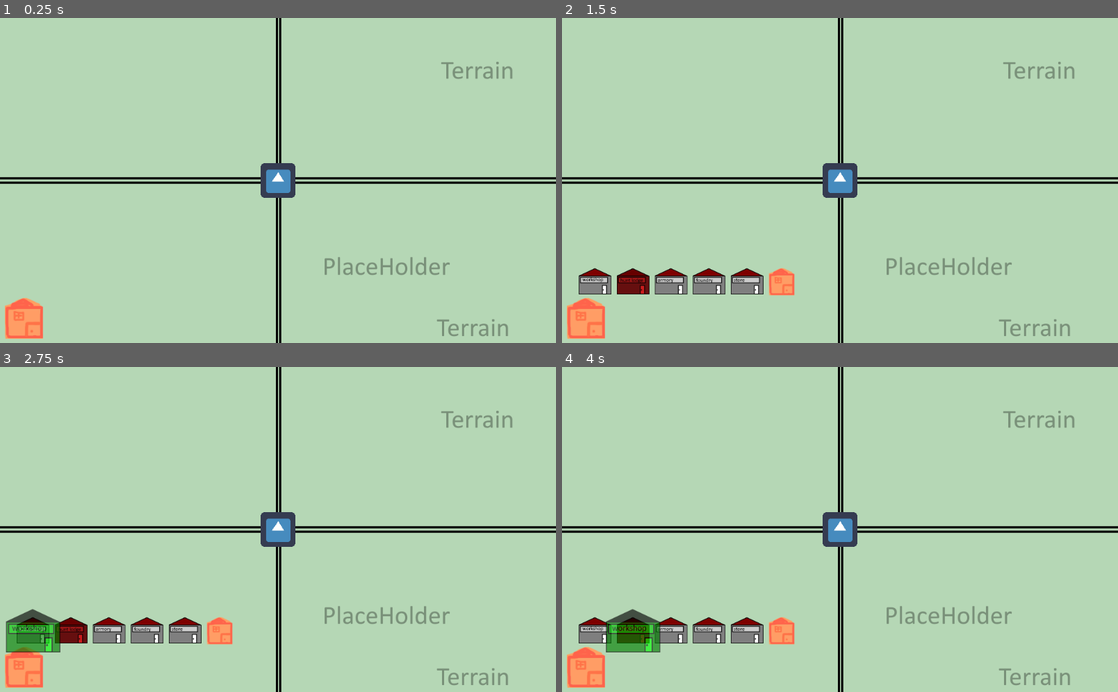
Above: before the commit, frames 1-4 (two rows, left to right).
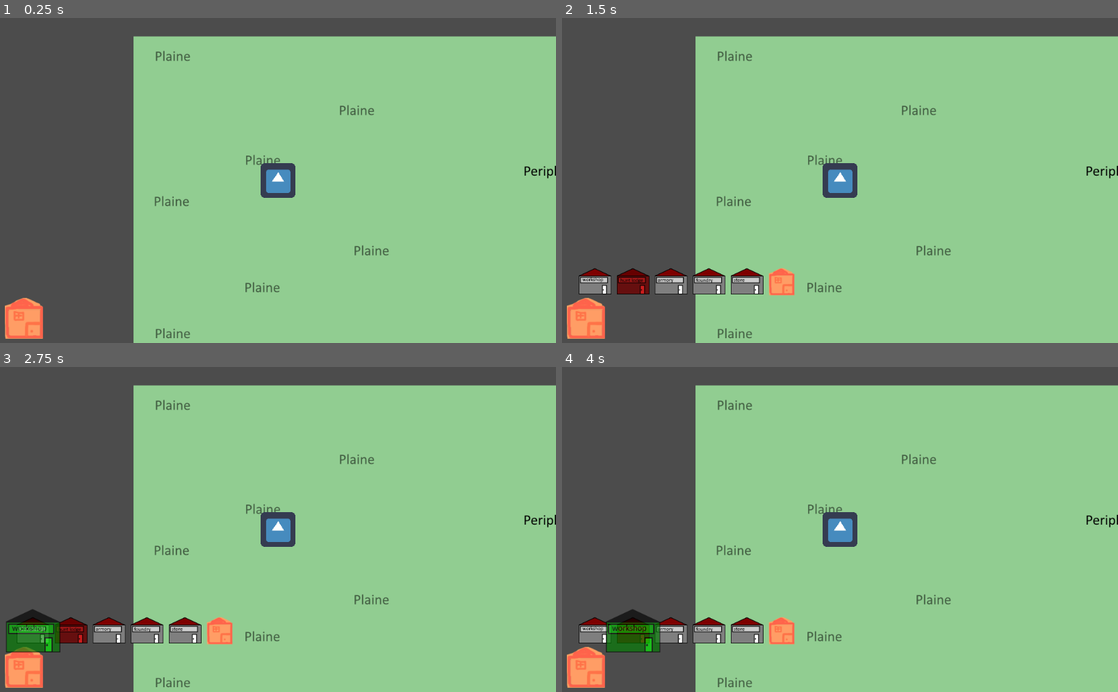
Above: after the commit, the same moments.

Repository: Xinginn/proficio
Game: Godot game, scene res://scenes/Playground/Playground.tscn
Same seed, same stepped clock (60 frames per second), same inputs: the game is played once before the commit and once after it. The engine's default icon, where the game draws it, is replaced by a stand-in: a white triangle on a blue panel in a dark square.
Inputs (mouse positions are in pixels of both pictures, inside the frame that each line leads up to):
- Up to frame 1 (0.25 s): no input
- Up to frame 2 (1.5 s): click (584, 317) at 0.5 s; click (584, 317) at 1.25 s
- Up to frame 3 (2.75 s): click (33, 630) at 2.02 s
- Up to frame 4 (4 s): click (595, 630) at 2.75 s; click (634, 630) at 3.52 s

The runs differ from the first frame. In frame 1, 98% of the frame differs, in the area x 0-100%, y 0-100%; in frame 2, 96%; in frame 3, 96%; in frame 4, 96%.

Commit message:
layout du monde ok
+création d'une entity Land qui recupère un code à 2 chiffres et en déduit son type de terrain (1er chiffre) et son orientation (2eme)
+ajout d'un script world_manager pour World afin de lui déléguer la génération des différentes entities de terrain

Diff:
--- a/entities/Actor/Actor.gd
+++ b/entities/Actor/Actor.gd
@@ -10,6 +10,8 @@
 onready var texture_progress: TextureProgress = $TextureProgress
 
 var move_speed: float = 100.0
+# var move_speed: float = 500.0 #pour test
+
 var target_position = null
 var velocity = null
 
--- /dev/null
+++ b/entities/land/land.gd
@@ -0,0 +1,35 @@
+extends Node2D
+
+var land_type: int
+
+func _initialize(land_code: String):
+  print(land_code)
+  var texture = null
+  var path = "res://assets/lands/"
+  land_type = int(land_code[0])
+  var orientation =int(land_code[1])
+  match land_type:
+    0:
+      path += "center"
+    1:
+      path += "crown"
+    2:
+      path += "plain"
+    3:
+      path += "forest"
+    _:
+      print('unexpected number while parsing land_type %d' % land_type)
+
+  if orientation == 0:
+    path += ".png"
+  elif orientation % 2 == 0:
+    path += "_border.png"
+  else:
+    path += "_corner.png"
+
+  print(path)
+  $Sprite.texture = load(path)
+
+  # calcul rotation selon orientation
+  if orientation > 0:
+    $Sprite.rotation_degrees = ( (int((orientation +1) /2) * 90) % 360 ) - 90
--- /dev/null
+++ b/entities/land/land.tscn
@@ -0,0 +1,10 @@
+[gd_scene load_steps=3 format=2]
+
+[ext_resource path="res://entities/land/land.gd" type="Script" id=1]
+[ext_resource path="res://assets/lands/center.png" type="Texture" id=2]
+
+[node name="Land" type="Node2D"]
+script = ExtResource( 1 )
+
+[node name="Sprite" type="Sprite" parent="."]
+texture = ExtResource( 2 )
--- a/globals/game_manager.gd
+++ b/globals/game_manager.gd
@@ -38,8 +38,6 @@
   get_tree().change_scene(scene_path)
   from_black()
 
-
-
 func _on_animation_finished(anim_name):
   emit_signal(anim_name + '_finished')
 
--- a/scenes/Playground/Playground.gd
+++ b/scenes/Playground/Playground.gd
@@ -2,11 +2,9 @@
 
 const building_scene: PackedScene = preload('res://entities/building/building.tscn')
 const building_button_scene: PackedScene = preload('res://entities/building_button/building_button.tscn')
-const terrain_texture: Texture = preload('res://assets/terrain.png')
 
 onready var player = $World/Player
 onready var buildings_holder = $World/BuildingsHolder
-onready var terrains_holder = $World/TerrainsHolder
 onready var resource_spots_holder = $World/ResourceSpotsHolder
 onready var inventory_panel = $World/Player/Camera2D/InventoryPanel
 onready var building_buttons_container = $World/Player/Camera2D/StartBuildButton/BuildingButtonsContainer
@@ -88,17 +86,7 @@
   player.connect('resources_changed', inventory_panel, "_on_resources_changed")
   player.connect('inventory_changed', inventory_panel, "_on_inventory_changed")
 
-  # generation du terrain
-  var w = terrain_texture.get_width()
-  var h = terrain_texture.get_height()
-  for i in range(GameManager.world_width):
-    for j in range(GameManager.world_height):
-      var new_terrain = Sprite.new()
-      new_terrain.texture = terrain_texture
-      terrains_holder.add_child(new_terrain)
-      new_terrain.global_position = Vector2(w * i, h * j)
-
-  player.global_position = Vector2(GameManager.world_width * w / 2.0, GameManager.world_height * h / 2.0)
+  player.global_position = Vector2(10, 10)
 
   # zone de seed pour test
   var new_armor = Data.crafts[0].product.new()
--- a/scenes/Playground/Playground.tscn
+++ b/scenes/Playground/Playground.tscn
@@ -1,5 +1,6 @@
-[gd_scene load_steps=20 format=2]
-
+[gd_scene load_steps=21 format=2]
+
+[ext_resource path="res://scenes/playground/world_manager.gd" type="Script" id=1]
 [ext_resource path="res://entities/actor/actor.tscn" type="PackedScene" id=2]
 [ext_resource path="res://scenes/playground/playground.gd" type="Script" id=3]
 [ext_resource path="res://assets/buildings/building_01.png" type="Texture" id=4]
@@ -32,8 +33,9 @@
 texture = SubResource( 1 )
 
 [node name="World" type="Node2D" parent="."]
-
-[node name="TerrainsHolder" type="Node2D" parent="World"]
+script = ExtResource( 1 )
+
+[node name="LandsHolder" type="Node2D" parent="World"]
 
 [node name="ResourceSpotsHolder" type="Node2D" parent="World"]
 
--- /dev/null
+++ b/scenes/playground/world_manager.gd
@@ -0,0 +1,22 @@
+extends Node2D
+
+const land_scene: PackedScene = preload('res://entities/land/land.tscn')
+
+const LAND_SIZE = 512
+
+onready var lands_holder = $LandsHolder
+
+var map = [
+  ["20", "12", "00", "16", "20", "32", "30"],
+  ["20", "11", "18", "17", "20", "31", "38"],
+  ["20", "20", "20", "20", "20", "20", "20"],
+]
+
+func _ready():
+  # generation du terrain
+  for i in range(map.size()):
+    for j in range(map[i].size()):
+      var new_land = land_scene.instance()
+      lands_holder.add_child(new_land)
+      new_land._initialize(map[i][j])
+      new_land.global_position = Vector2(LAND_SIZE * j, LAND_SIZE * i)
Binary file added: assets/lands/center.png
Not shown, added: assets/lands/center.png.import
Binary file added: assets/lands/crown_border.png
Not shown, added: assets/lands/crown_border.png.import
Binary file added: assets/lands/crown_corner.png
Not shown, added: assets/lands/crown_corner.png.import
Binary file added: assets/lands/forest.png
Not shown, added: assets/lands/forest.png.import
Binary file added: assets/lands/forest_border.png
Not shown, added: assets/lands/forest_border.png.import
Binary file added: assets/lands/forest_corner.png
Not shown, added: assets/lands/forest_corner.png.import
(and 2 more such lines)
